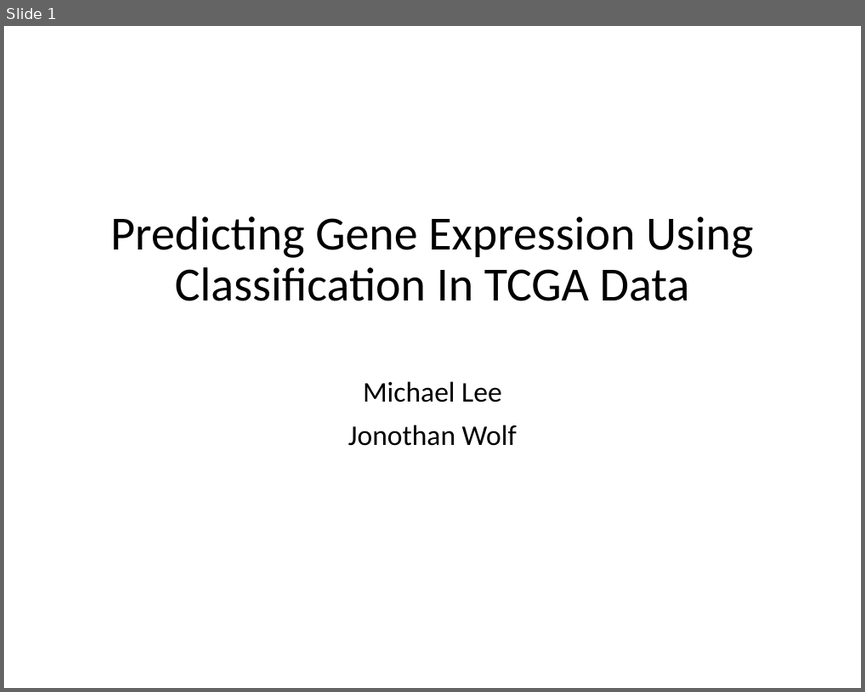
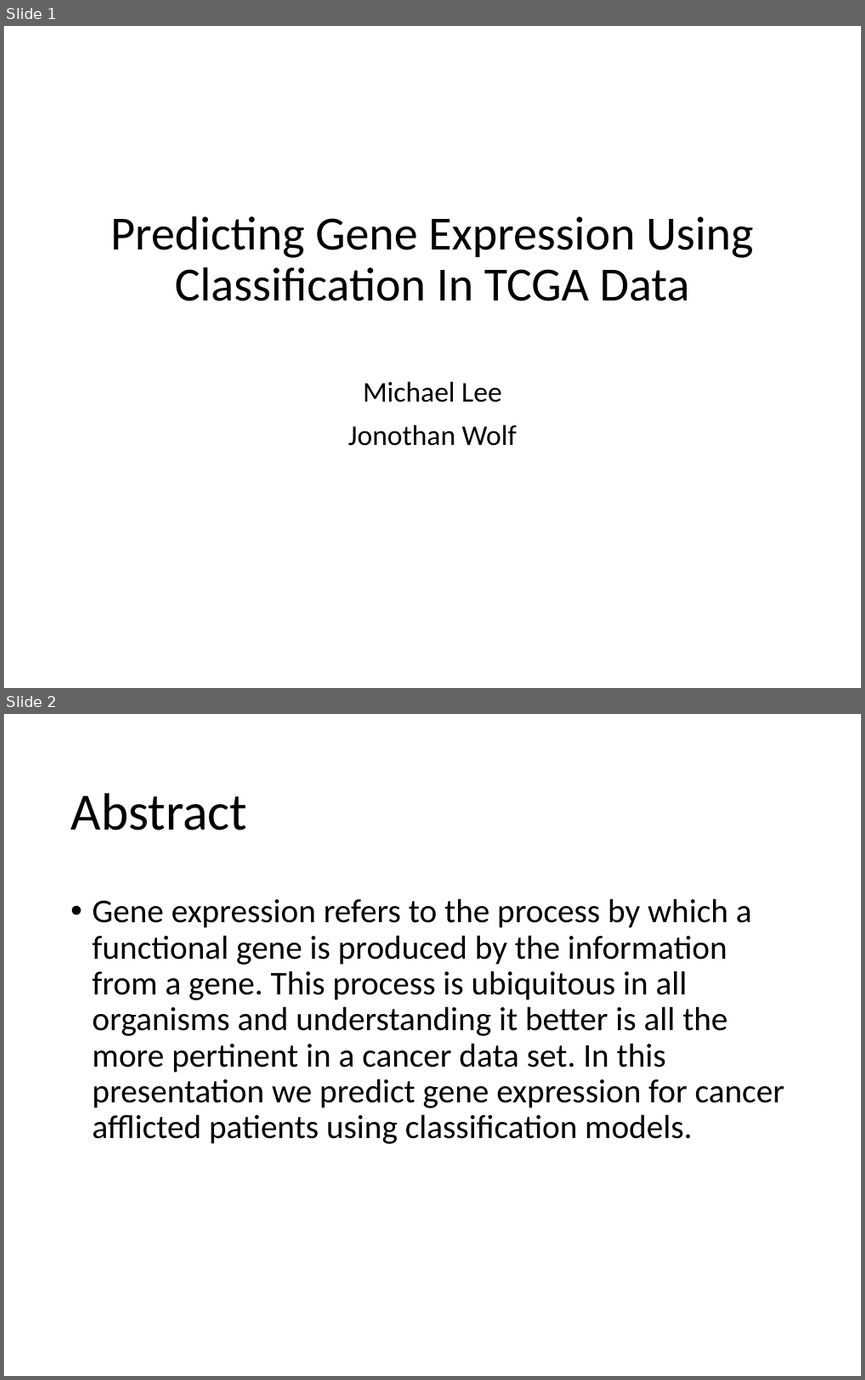
Before and after one commit to leem42/cse446, a slide deck: src/ml_final_project/PosterPresentation.pptx. Shown one above the other, each under a label of ours: slide 1 before the commit, slides 1 and 2 after it. The pictures are 865x692 and 865x1380 pixels, drawn with LibreOffice and Linux fonts; fonts in the diff are those of the drawing. Boxes give left, top, right and bottom in pixels: in the first picture for what was removed or moved away, otherwise in the second. Text is boxed around its words. In the diff, an @@ line names an element or a change of style, - is before the commit and + after.

```diff
--- a/src/ml_final_project/PosterPresentation.pptx
+++ b/src/ml_final_project/PosterPresentation.pptx
@@ slide 2 added at [4, 714, 861, 1376], background #FFFFFF @@
@@ title added at [70, 793, 247, 830], 48.4 pt, text #000000 @@
+Abstract
@@ text added at [92, 898, 784, 1144], 30.8 pt, text #000000 @@
+• Gene expression refers to the process by which a functional gene is produced by the information from a gene. This process is ubiquitous in all organisms and understanding it better is all the more pertinent in a cancer data set. In this presentation we predict gene expression for cancer afflicted patients using classification models.
```
Also in this commit, not shown: 2 other slides added, 3 slides removed, 2 other files.
